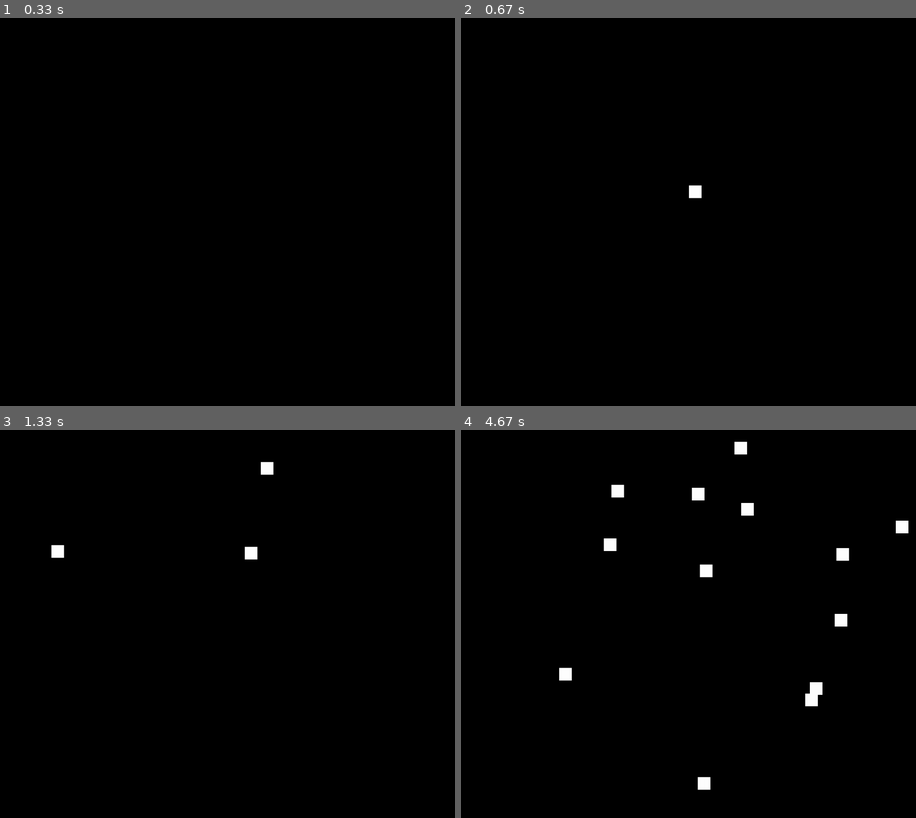
Above: before the commit, frames 1-4 (two rows, left to right).
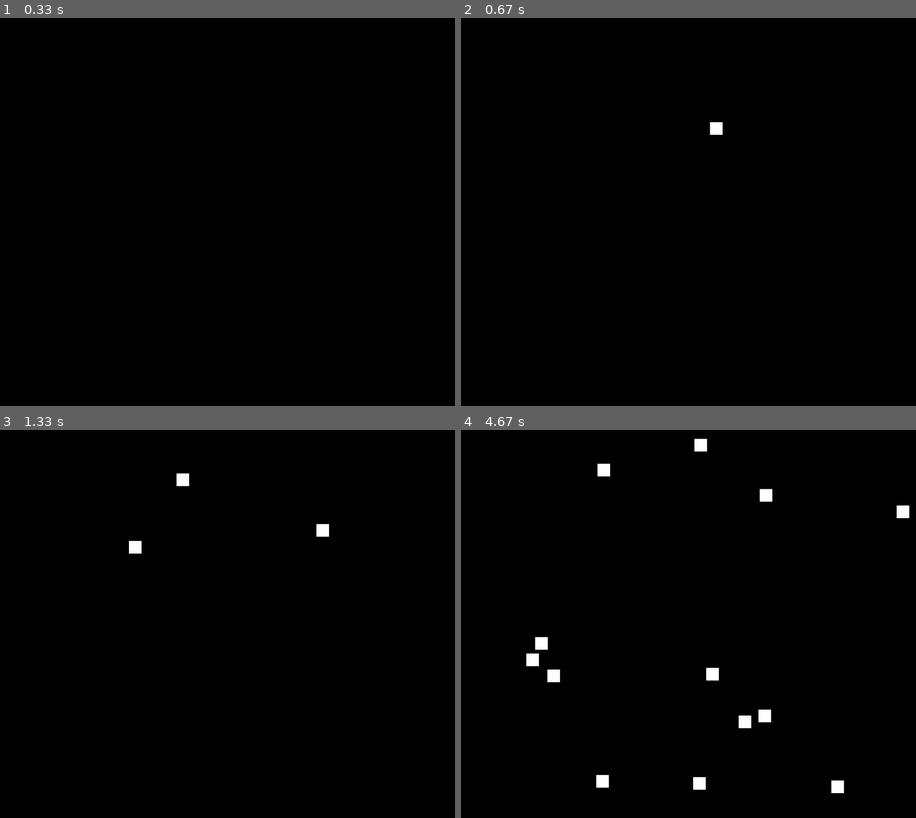
Above: after the commit, the same moments.

Repository: Ensell84/Collision-Pygame
Game: pygame game, started from Collision.py
Two runs of this game, one before a commit and one after it. Both use one fixed random seed, a clock stepped at 60 frames per second and the inputs below.
Inputs (mouse positions are in pixels of both pictures, inside the frame that each line leads up to):
- Up to frame 1 (0.33 s): no input
- Up to frame 2 (0.67 s): click (688, 212) at 0.38 s
- Up to frame 3 (1.33 s): click (118, 627) at 0.72 s; click (295, 488) at 1.05 s
- Up to frame 4 (4.67 s): click (697, 492) at 1.38 s; click (693, 666) at 1.72 s; click (806, 686) at 2.05 s; click (806, 589) at 2.38 s; click (852, 592) at 2.72 s; click (847, 701) at 3.05 s; click (706, 608) at 3.38 s; click (588, 558) at 3.72 s; click (811, 666) at 4.05 s; click (615, 495) at 4.38 s

Frame 1 is identical in both runs. In frame 2, 0.2% of the frame differs, in the area x 50-58%, y 26-47%; in frame 3, 0.6%; in frame 4, 2.4%, in the area x 14-99%, y 2-94%.

Commit message:
Fixed Collision math

Diff:
--- a/Collision.py
+++ b/Collision.py
@@ -1,7 +1,7 @@
 import pygame
 import random
 
-FPS = 60
+FPS = 120
 SIZE = 30
 WIDTH = 1080
 HEIGHT = 920
@@ -21,15 +21,15 @@
         self._objects = []
 
     def add_object(self, x, y):
-        self._objects.append(Object(x, y, random.randint(-5, 5), random.randint(-5, 5)))
+        self._objects.append(Object(x, y, random.randint(-10, 10), random.randint(-10, 10)))
 
     def recoordinate(self):
         for i in self._objects:
             if i.x <= 0 or i.x >= WIDTH - SIZE:
                 i.x_velocity = -1 * i.x_velocity
-                i.y_velocity = -1 * i.y_velocity
+                i.y_velocity = 1 * i.y_velocity
             if i.y <= 0 or i.y >= HEIGHT - SIZE:
-                i.x_velocity = -1 * i.x_velocity
+                i.x_velocity = 1 * i.x_velocity
                 i.y_velocity = -1 * i.y_velocity
             i.x += i.x_velocity
             i.y += i.y_velocity
